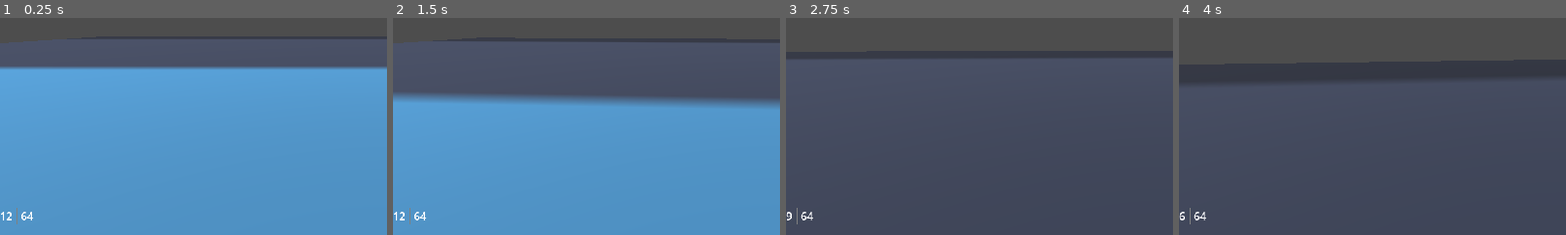
Above: before the commit, frames 1-4 (left to right).
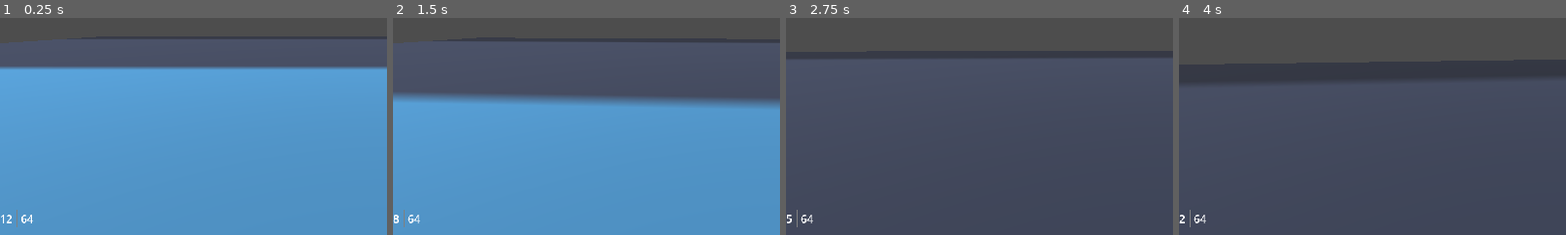
Above: after the commit, the same moments.

Repository: mabanana/FPS-Project-A
Game: Godot game, scene res://test_scene.tscn
Two runs of this game, one before a commit and one after it. Both use one fixed random seed, a clock stepped at 60 frames per second and the inputs below. The engine's default icon, where the game draws it, is replaced by a stand-in: a white triangle on a blue panel in a dark square.
Inputs (mouse positions are % of the whole screen's width and height, from its top left):
- Up to frame 1 (0.25 s): no input
- Up to frame 2 (1.5 s): tap Enter (ui_accept) at 0.5, 0.77 s; move the mouse to (55, 50) at 0.52 s; press the mouse at (55, 50) at 0.53 s; hold Up (ui_up) from 0.53 s (still down); move the mouse to (45, 50) at 1.27 s; release the mouse at (45, 50) at 1.28 s; click (45, 50) at 1.35 s
- Up to frame 3 (2.75 s): keep holding Up (ui_up); tap Enter (ui_accept) at 1.52 s; move the mouse to (52, 48) at 2.02 s; press the mouse at (52, 48) at 2.03 s
- Up to frame 4 (4 s): keep holding Up (ui_up); move the mouse to (49, 52) at 2.77 s; release the mouse at (49, 52) at 2.78 s; click (49, 52) at 2.85 s; tap Enter (ui_accept) at 3.02, 3.77 s; move the mouse to (57, 51) at 3.52 s; press the mouse at (57, 51) at 3.53 s
The pictures show only the part of the screen within x 0-50%, y 50-100%; the shares and areas given below are measured in that part.

The runs differ from the first frame. In frame 1, 0.2% of the frame differs, in the area x 0-9%, y 87-97%; in frame 2, 0.2%; in frame 3, 0.2%; in frame 4, 0.2%.

Commit message:
Add reload mechanic

Diff:
--- a/gun.gd
+++ b/gun.gd
@@ -2,28 +2,44 @@
 class_name Gun
 
 @export var gun: GunResource
-var shoot_cd : int = 200
+var shoot_cd : int
 var mag_curr : int
+var reload_cd : int
+var reloading: bool
+var new_mag: int
+const UNIT = 100
 
 func _ready():
 	mag_curr = gun.mag_size
+	reload_cd = UNIT * gun.reload_time
+	reloading = false
+	shoot_cd = 0
 
 func set_shoot_cd():
 	shoot_cd = 100/gun.fire_rate
 
 func _process(delta):
 	if shoot_cd > 0:
-		shoot_cd -= 100 * delta
-	else:
-		shoot_cd = 0
+		shoot_cd -= UNIT * delta
+	if reloading:
+		if reload_cd > 0:
+			reload_cd -= UNIT * delta
+		else:
+			reloading = false
+			finish_reload()
 
 func shoot():
-	if shoot_cd == 0 and mag_curr > 0:
+	if shoot_cd <= 0 and mag_curr > 0 and not reloading:
 		set_shoot_cd()
 		mag_curr -= 1
 		return true
 	else:
 		return false
 
-func reload(new_mag):
+func finish_reload():
 	mag_curr = new_mag
+
+func reload(mag):
+	new_mag = mag
+	reloading = true
+	reload_cd = UNIT * gun.reload_time
--- a/gun_resource.gd
+++ b/gun_resource.gd
@@ -7,3 +7,4 @@
 @export var damage_floor: int
 @export var damage_ceiling: int
 @export var fire_rate: int
+@export var reload_time: int
--- a/hud.gd
+++ b/hud.gd
@@ -1,15 +1,18 @@
 extends Control
 class_name hud_controller
 
-var ammo = 100
-var mag = 12
-var hp = 100
+var ammo : int = 100
+var mag : int = 12
+var hp : int = 100
+var reload : bool = false
 
 @onready var ammo_label = %Total
 @onready var mag_label = %Magazine
 @onready var hp_label = %HpValue
+@onready var reload_label = %ReloadIndicator
 
 func update():
 	ammo_label.text = str(ammo)
 	mag_label.text = str(mag)
 	hp_label.text = str(hp)
+	reload_label.visible = reload
--- a/hud.tscn
+++ b/hud.tscn
@@ -63,6 +63,14 @@
 offset_right = 40.0
 grow_vertical = 0
 
+[node name="Status" type="HBoxContainer" parent="VBoxContainer2"]
+layout_mode = 2
+
+[node name="ReloadIndicator" type="Label" parent="VBoxContainer2/Status"]
+unique_name_in_owner = true
+layout_mode = 2
+text = "Reloading..."
+
 [node name="Ammo" type="HBoxContainer" parent="VBoxContainer2"]
 layout_mode = 2
 
--- a/player.gd
+++ b/player.gd
@@ -63,6 +63,7 @@
 	hud.mag = gun.mag_curr
 	hud.ammo = ammo_count
 	hud.hp = hp
+	hud.reload = gun.reloading
 	hud.update()
 	if trigger:
 		var view_direction = Vector3(camera.rotation.x, rotation.y, 0)
--- a/test_gun_a.tres
+++ b/test_gun_a.tres
@@ -10,3 +10,4 @@
 damage_floor = 20
 damage_ceiling = 70
 fire_rate = 3
+reload_time = 3
